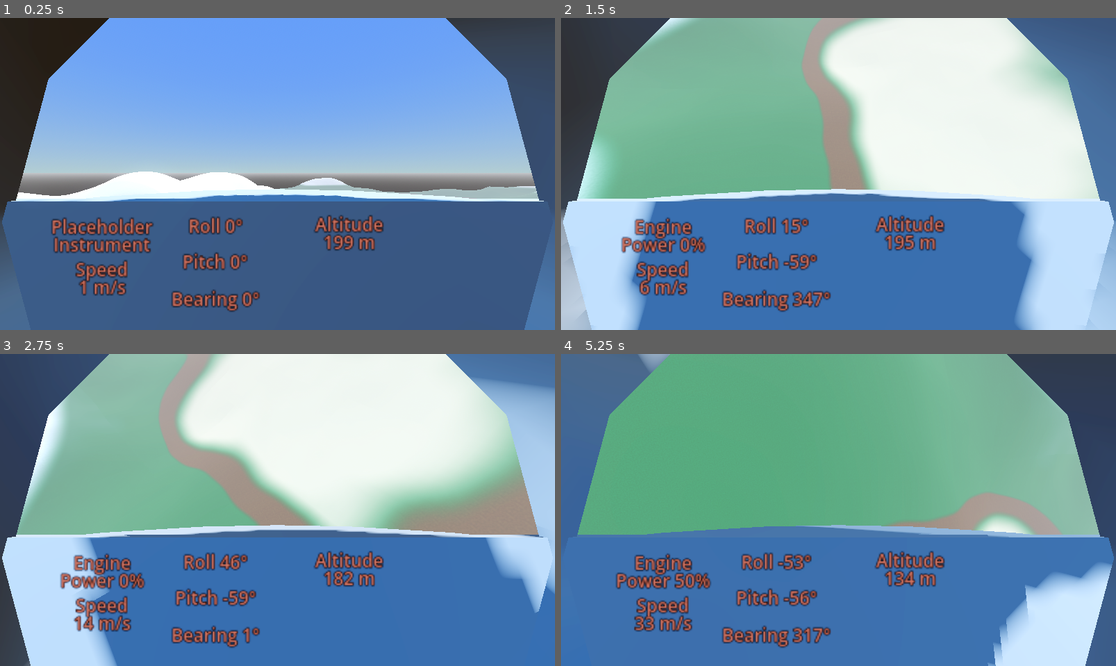
Above: before the commit, frames 1-4 (two rows, left to right).
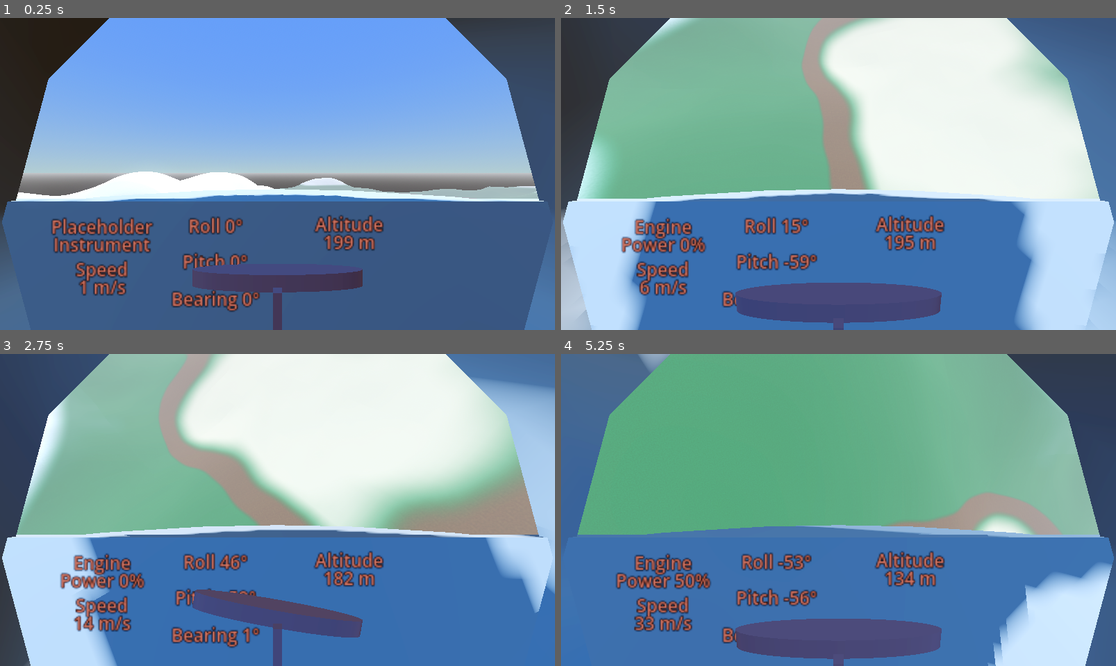
Above: after the commit, the same moments.

Repository: 100-Devs-1-Game/UndeadReckoning
Game: Godot game, scene res://Main.tscn
The game is run twice, just before and just after one commit, with the same random seed, the same clock (stepped at 60 frames per second) and the same inputs. Sound files missing from this copy of the repository are replaced by a short silence.
Inputs:
- Up to frame 1 (0.25 s): no input
- Up to frame 2 (1.5 s): tap Enter at 0.5 s; hold D 0.53-1.28 s; tap Z at 0.6 s; tap Space at 0.77, 1.07 s; hold S from 1.28 s (still down); tap P at 1.35 s
- Up to frame 3 (2.75 s): tap Space at 1.52, 1.82 s; release S at 2.03 s; hold D from 2.03 s (still down); tap O at 2.1 s
- Up to frame 4 (5.25 s): release D at 2.78 s; hold W 2.78-3.53 s; tap F at 2.85 s; tap Space at 3.02, 3.32, 3.77, 4.07, 4.52, 4.82 s; hold A 3.53-5.03 s; tap V at 3.6 s; tap 3 at 4.35 s; hold S from 5.03 s (still down); tap 2 at 5.1 s

The runs differ from the first frame. In frame 1, 1.9% of the frame differs, in the area x 34-66%, y 78-100%; in frame 2, 4.1%; in frame 3, 2.7%; in frame 4, 4.1%, in the area x 31-69%, y 84-100%.

Commit message:
Implement steering

Diff:
--- a/src/plane/cockpit.gd
+++ b/src/plane/cockpit.gd
@@ -2,3 +2,23 @@
 extends Node3D
 
 @export var aircraft: OurAircraft
+
+@export var steering_joint: Node3D
+@export var steering_handle_joint: Node3D
+
+
+func _ready() -> void:
+	await aircraft.setup_finished
+
+	var steering_module: AircraftModule= aircraft.find_modules_by_type("steering")[0]
+	steering_module.update_interface.connect(_on_update_steering)
+
+
+func _process(delta: float) -> void:
+	#steering_joint.basis= steering_joint.basis.slerp(Basis.IDENTITY, delta)
+	pass
+
+func _on_update_steering(values: Dictionary):
+	steering_joint.rotation_degrees.x= values["axis_x"] * 10
+	steering_joint.rotation_degrees.z= values["axis_y"] * 10
+	steering_handle_joint.rotation_degrees.z= -values["axis_z"] * 10
--- a/src/plane/placeholder_cockpit.tscn
+++ b/src/plane/placeholder_cockpit.tscn
@@ -8,8 +8,26 @@
 [sub_resource type="BoxMesh" id="BoxMesh_ovbsc"]
 size = Vector3(2.295, 1, 0.075)
 
-[node name="Cockpit" type="Node3D"]
+[sub_resource type="StandardMaterial3D" id="StandardMaterial3D_4at1g"]
+albedo_color = Color(0.635294, 0.376471, 0.376471, 1)
+
+[sub_resource type="BoxMesh" id="BoxMesh_m08ja"]
+material = SubResource("StandardMaterial3D_4at1g")
+size = Vector3(0.02, 0.5, 0.1)
+
+[sub_resource type="StandardMaterial3D" id="StandardMaterial3D_c2llf"]
+albedo_color = Color(0.635294, 0.376471, 0.376471, 1)
+
+[sub_resource type="CylinderMesh" id="CylinderMesh_oye7h"]
+material = SubResource("StandardMaterial3D_c2llf")
+top_radius = 0.3
+bottom_radius = 0.3
+height = 0.04
+
+[node name="Cockpit" type="Node3D" node_paths=PackedStringArray("steering_joint", "steering_handle_joint")]
 script = ExtResource("1_v1erl")
+steering_joint = NodePath("Steering Joint")
+steering_handle_joint = NodePath("Steering Joint/MeshInstance3D/Steering Handle Joint")
 
 [node name="Camera3D" type="Camera3D" parent="."]
 transform = Transform3D(1, 0, 0, 0, 1, 0, 0, 0, 1, 0, 0.165421, 0.502168)
@@ -68,3 +86,18 @@
 script = ExtResource("4_4at1g")
 display_format = ""
 cockpit = NodePath("../..")
+
+[node name="Steering Joint" type="Node3D" parent="."]
+transform = Transform3D(1, 0, 0, 0, 1, 0, 0, 0, 1, 0, -0.572788, 0)
+
+[node name="MeshInstance3D" type="MeshInstance3D" parent="Steering Joint"]
+transform = Transform3D(1, 0, 0, 0, 1, 0, 0, 0, 1, 0, 0.223835, 0)
+mesh = SubResource("BoxMesh_m08ja")
+skeleton = NodePath("../..")
+
+[node name="Steering Handle Joint" type="Node3D" parent="Steering Joint/MeshInstance3D"]
+transform = Transform3D(0.7, 0, 0, 0, 1, 0, 0, 0, 0.1, 0, 0.259628, 0)
+
+[node name="MeshInstance3D" type="MeshInstance3D" parent="Steering Joint/MeshInstance3D/Steering Handle Joint"]
+mesh = SubResource("CylinderMesh_oye7h")
+skeleton = NodePath("../..")
Not shown: 1 places in src/plane/placeholder_cockpit.tscn that only renumber resources
